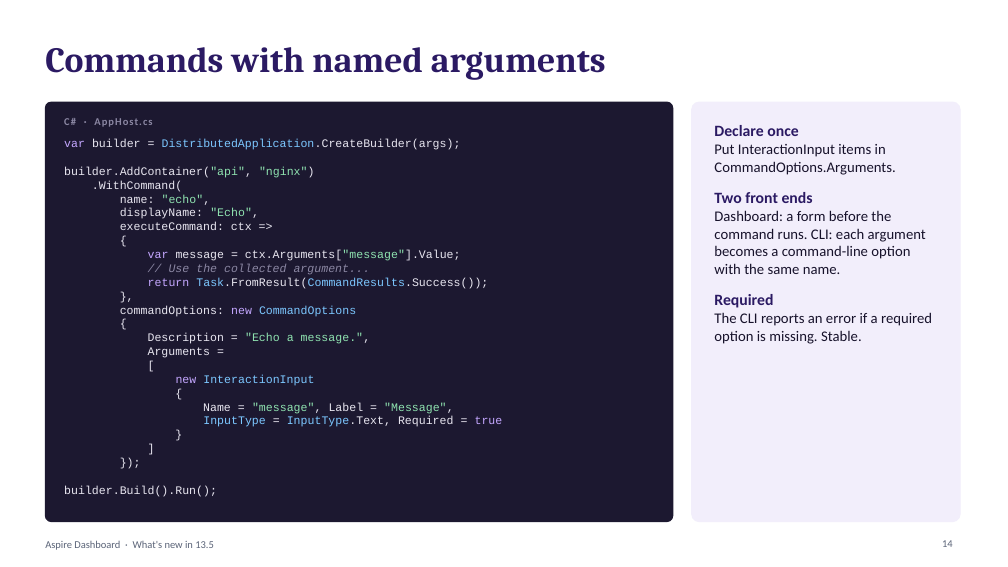
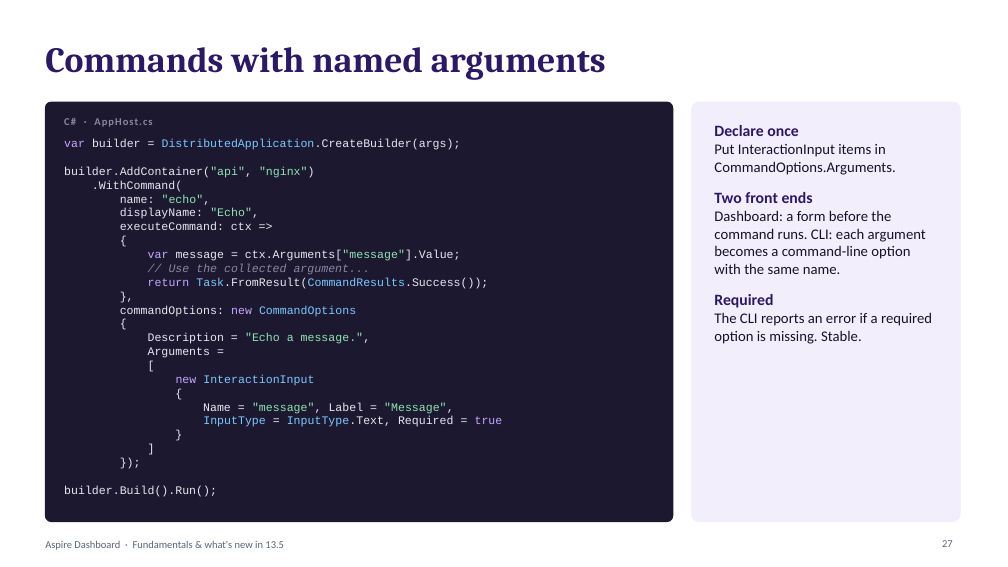
Before and after one commit to mcdmags/aspire-dashboard, a slide deck: slide 27 of aspire-dashboard-13-5.pptx (slide 14 before the commit). Drawn at 1008x567 pixels with LibreOffice and Linux fonts; fonts in the diff are those of the drawing. Boxes give left, top, right and bottom in pixels: in the first picture for what was removed or moved away, otherwise in the second. Text is boxed around its words. In the diff, an @@ line names an element or a change of style, - is before the commit and + after.

Commit message:
Added fundamentals and concise version

```diff
--- a/aspire-dashboard-13-5.pptx
+++ b/aspire-dashboard-13-5.pptx
@@ text at [45,540,284,550]: text changed @@
-Aspire Dashboard · What's new in 13.5
+Aspire Dashboard · Fundamentals & what's new in 13.5
@@ page number at [942,540,953,547]: text changed @@
-14
+27
```
Also in this commit, not shown: 12 other slides changed, 19 slides added, 5 slides removed, 1 other file.
